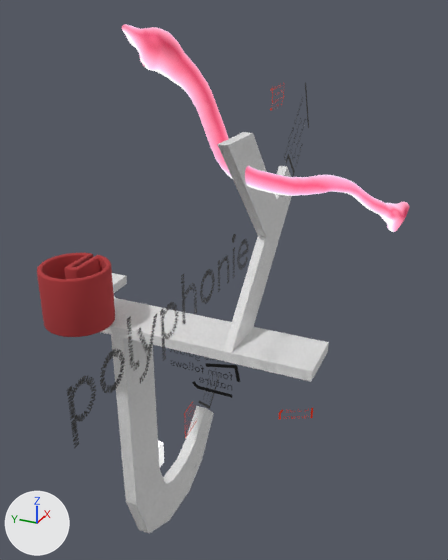
Before and after pictures for a commit that changed the glTF model public/models/Polyphonie_Items.gltf.
Rendered twice from a camera (50 mm lens) standing at (-68.0, -37.4, 47.0) and looking at (-0.5, -7.0, 13.3). Arrows for +X, +Y and +Z are at lower left; the lights stay in place. Where no turn or scale is listed for an object, it has been applied to the vertices. Vertices at the same position are counted once.

Objects in the first picture: '3D_Alexis', '3d_Pauline', 'Cartel_Sonore_Alexis_VD', 'Cartel_Sonore_Valentine_VD', 'Polyphonie', 'Titre_Polyphonie'.
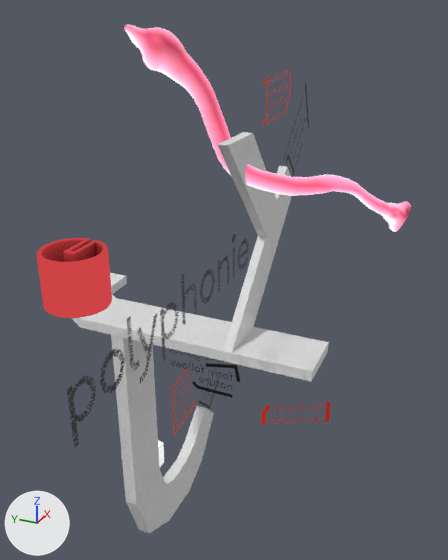
Where the change shows, as pixel boxes (x1, y1, x2, y2) in the pictures (448 x 560 px):
'3d_Pauline', moved
    before: (122, 24, 409, 232)
    after: (124, 24, 411, 232)
'3D_Alexis', surface changed, moved
    before: (37, 253, 115, 337)
    after: (37, 238, 112, 318)
'Cartel_Sonore_Alexis_VD', reshaped (103% wider, 100% taller)
    before: (279, 408, 313, 419)
    after: (261, 402, 331, 425)
'Cartel_Sonore_Valentine_VD', moved
    before: (184, 402, 197, 438)
    after: (172, 368, 196, 436)

Diff of the bpy script that builds the scene:
```diff
--- a/public/models/Polyphonie_Items.gltf.py
+++ b/public/models/Polyphonie_Items.gltf.py
@@ img_alexis_bake_jpeg @@
+img_alexis_bake_jpeg = load_image('Alexis_Bake_jpeg', 'textures/Alexis_Bake_jpeg.jpg', 1024, 1024, 'sRGB')
@@ mat_alexis @@
 mat_alexis = bpy.data.materials.new('Alexis')
-# nodes: BsdfPrincipled, OutputMaterial
-# colours: red #ad373a
+# nodes: BsdfTransparent, Emission, LightPath, MixShader, OutputMaterial, TexImage
+# uses the picture img_alexis_bake_jpeg
@@ me_22 @@
 me_22.from_pydata(...)  # 4 vertices, 2 faces; spans x -1.2..1.2, y -2.26..2.26, z -2.56..2.56
 # used by ob_cartel_sonore_alexis_vd; location = (-4.2, -18.8, -2.0)
-me_22.vertices[0].co = (-1.2, 2.26, -2.56)
-me_22.vertices[1].co = (1.2, -2.26, -2.56)
-me_22.vertices[2].co = (-1.2, 2.26, 2.56)
-me_22.vertices[3].co = (1.2, -2.26, 2.56)
+# me_22 part 1
+me_22.vertices[0].co = (-2.41, 4.52, -5.12)
+me_22.vertices[1].co = (2.41, -4.52, -5.12)
+me_22.vertices[2].co = (-2.41, 4.52, 5.12)
+me_22.vertices[3].co = (2.41, -4.52, 5.12)
 me_22.materials.append(mat_22)
@@ ob_3d_pauline @@
 ob_3d_pauline = bpy.data.objects.new('3d_Pauline', me_2018_076_falco_tinnunculus_airway2)
-ob_3d_pauline.location = (2.7, -13.4, 30.1)
+ob_3d_pauline.location = (2.8, -13.6, 30.1)
@@ ob_3d_alexis @@
 ob_3d_alexis = bpy.data.objects.new('3D_Alexis', me_beziercircle)
-ob_3d_alexis.location = (-9.9, 9.6, 12.1)
+ob_3d_alexis.location = (-6.8, 12.1, 12.7)
@@ ob_cartel_sonore_valentine_vd @@
 ob_cartel_sonore_valentine_vd = bpy.data.objects.new('Cartel_Sonore_Valentine_VD', me_26)
-ob_cartel_sonore_valentine_vd.location = (8.5, 3.2, -17.9)
+ob_cartel_sonore_valentine_vd.location = (6.6, 3.2, -12.3)
```
